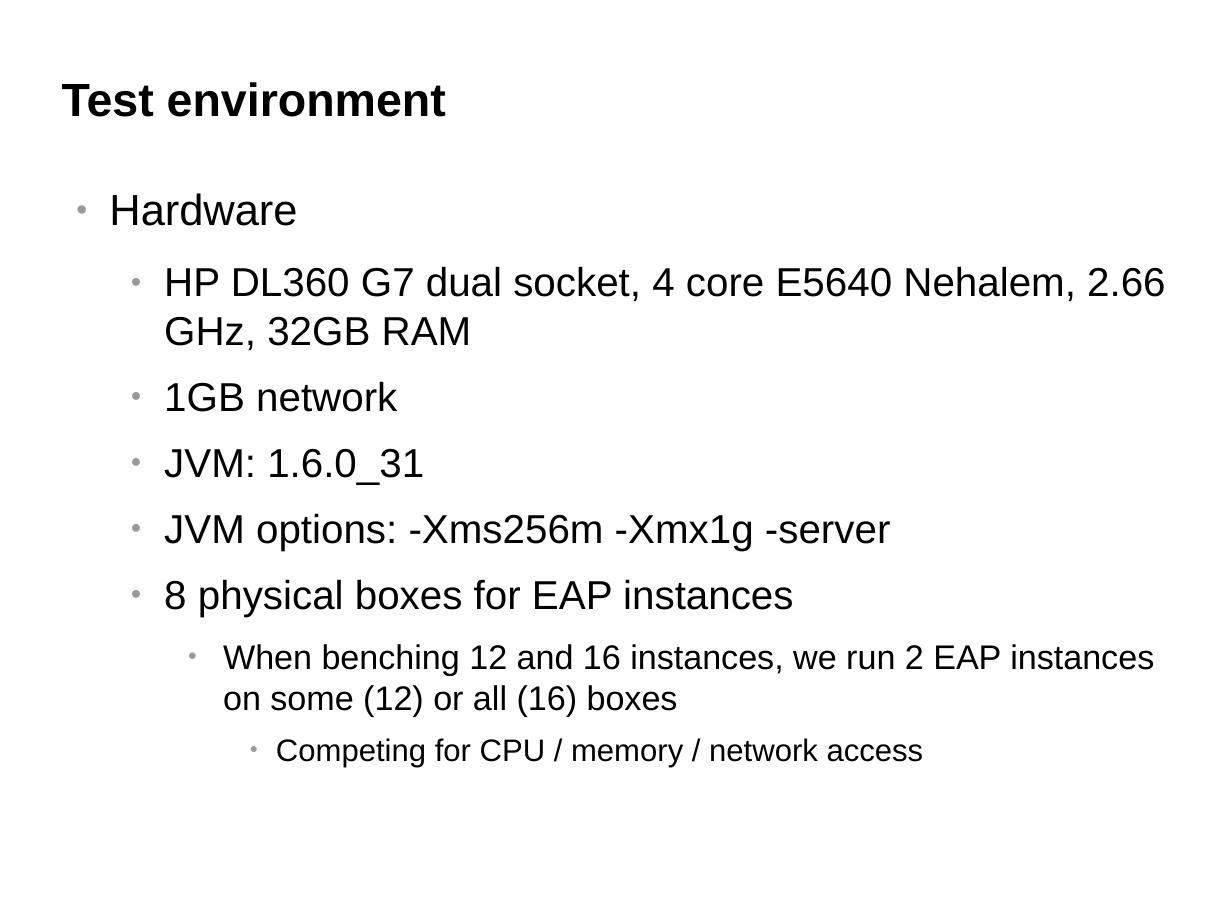
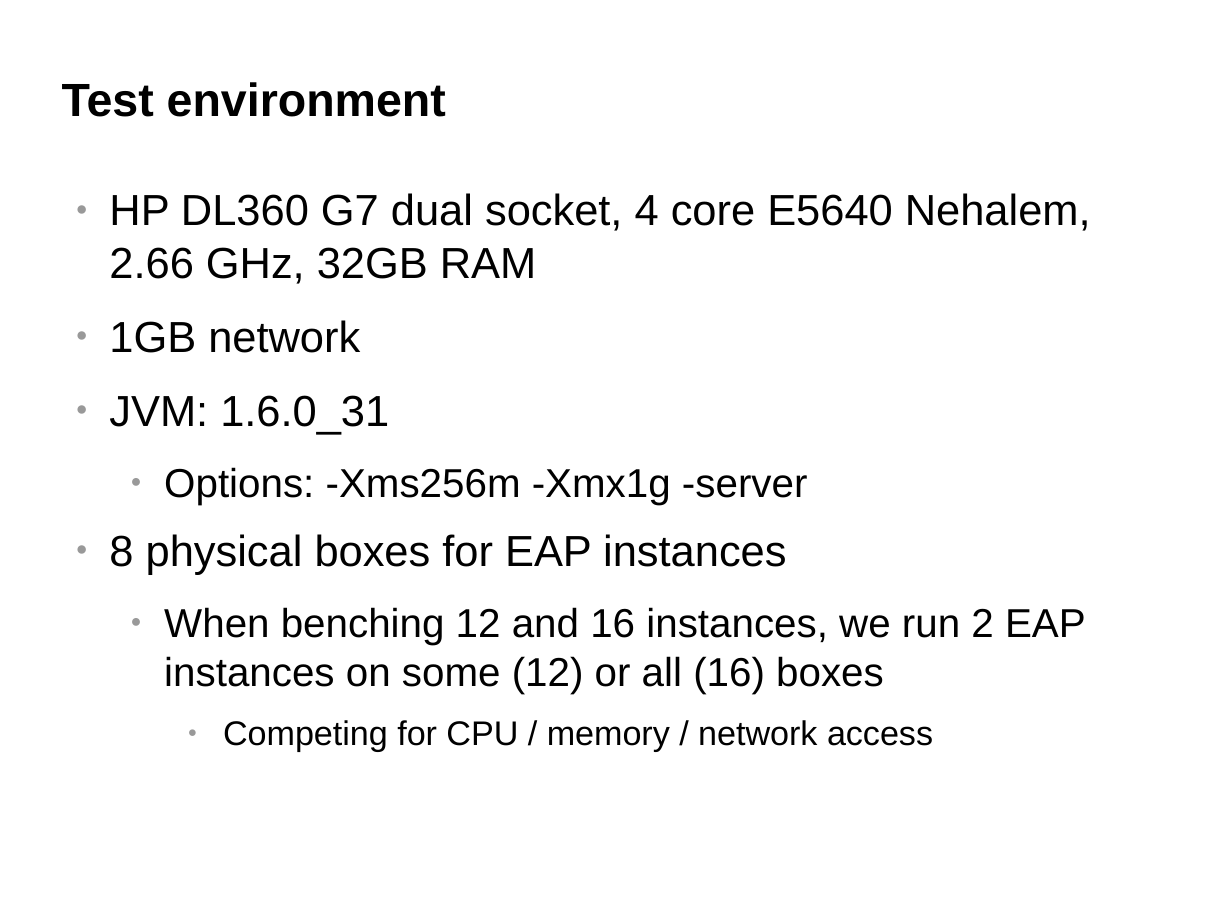
Before and after one commit to belaban/SessionPerf, a slide deck: slide 21 of docs/jbw2012.odp (slide 23 before the commit). Drawn at 1232x924 pixels with LibreOffice and Linux fonts; fonts in the diff are those of the drawing; background and template pictures are left out. Boxes give left, top, right and bottom in pixels: in the first picture for what was removed or moved away, otherwise in the second. Text is boxed around its words. In the diff, an @@ line names an element or a change of style, - is before the commit and + after.

```diff
--- a/docs/jbw2012.odp
+++ b/docs/jbw2012.odp
@@ text at box(109, 193, 297, 226): paragraph removed @@
-● Hardware
@@ text at box(109, 193, 1091, 752): size 26 to 28 pt in "HP DL360 G7 dual socket, 4 core ...", "1GB network", "JVM: 1.6.0_31", "8 physical boxes for EAP instances"; size 22 to 26 pt in "When benching 12 and 16 instances, we ..."; size 20 to 22 pt in "Competing for CPU / memory / network ..."; list level 2 to 1 in "HP DL360 G7 dual socket, ..."; list level 2 to 1 in "1GB network"; list level 2 to 1 in "JVM: 1.6.0_31"; list level 2 to 1 in "8 physical boxes for EAP ..."; list level 3 to 2 in "When benching 12 and 16 ..."; list level 4 to 3 in "Competing for CPU / memory ..." @@
@@ text at box(164, 467, 808, 505): text changed @@
-  ● JVM options: -Xms256m -Xmx1g -server
+  ● Options: -Xms256m -Xmx1g -server
```
Also in this commit, not shown: 11 other slides changed, 3 slides added, 5 slides removed.
